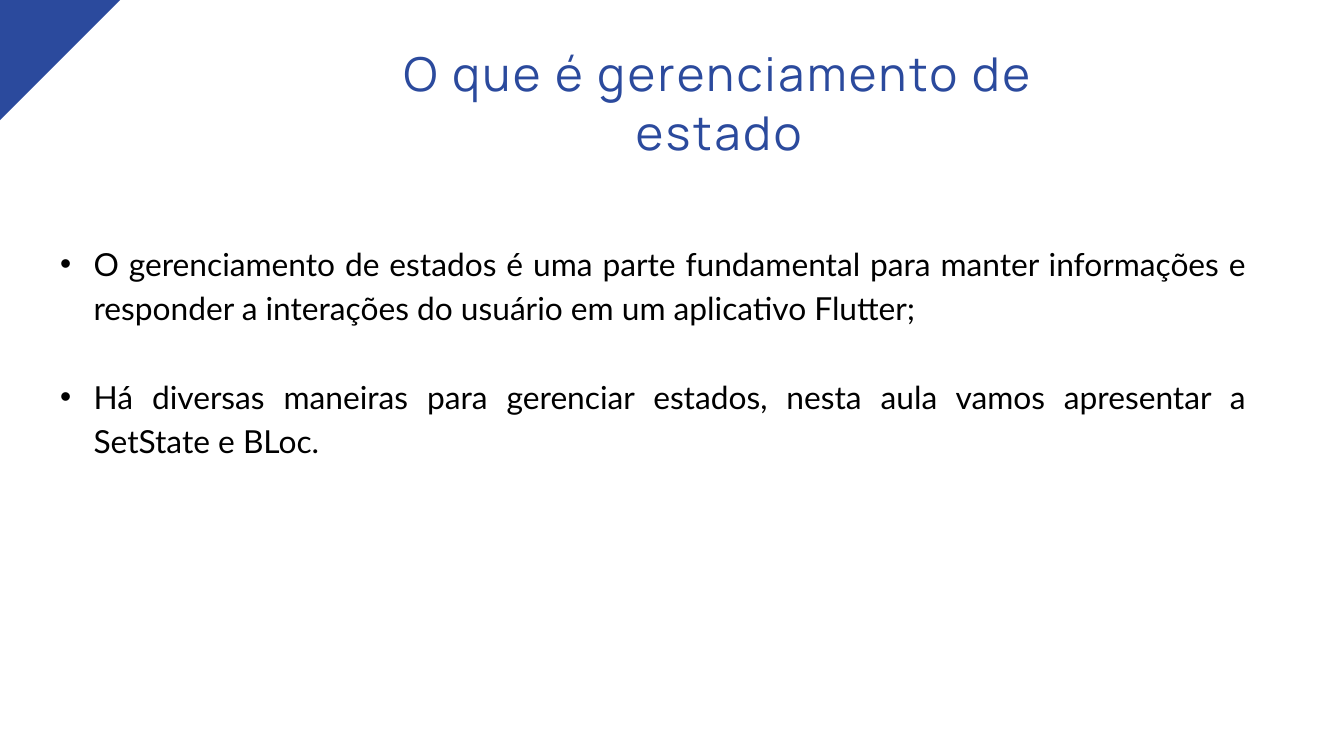
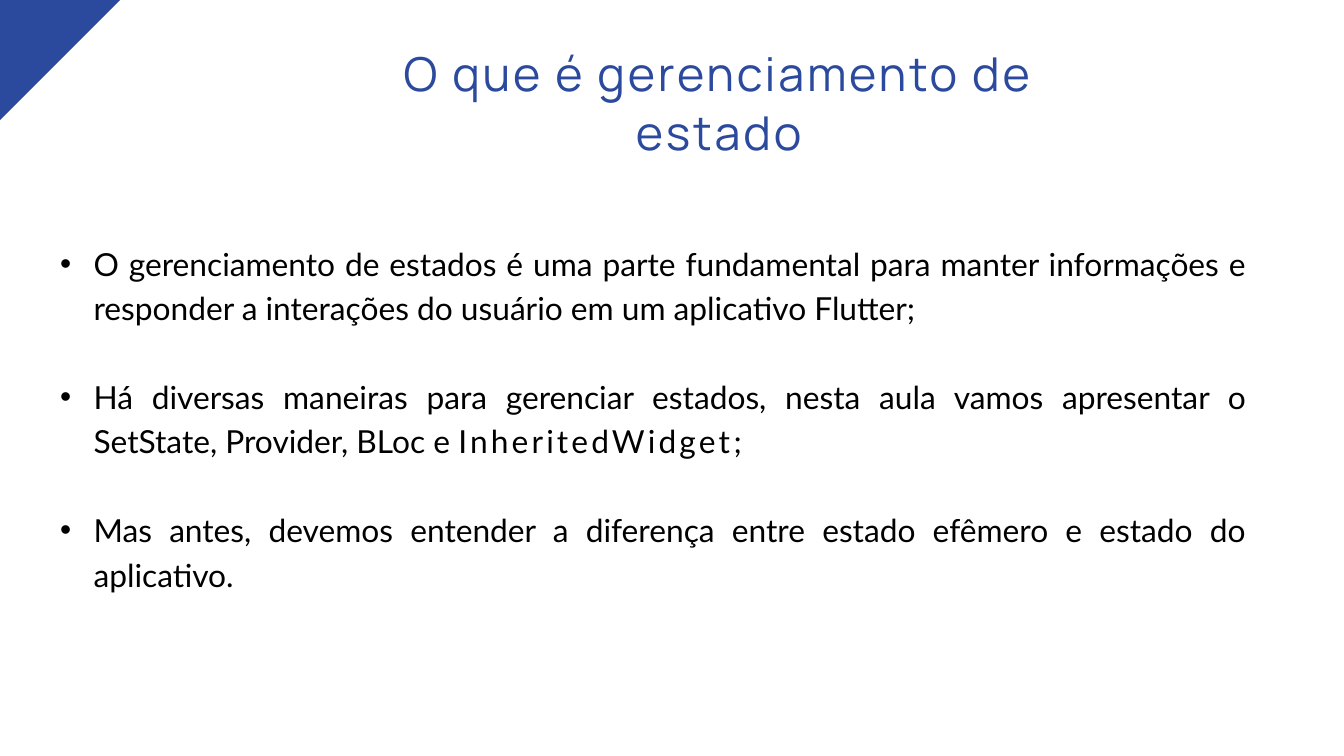
Before and after one commit to marcosdosea/TreinamentoFlutter, a slide deck: slide 3 of Aula11-Manipulação de Estados/Aula11-Manipulação de Estados.pptx. Drawn at 1344x756 pixels with LibreOffice and Linux fonts; fonts in the diff are those of the drawing. Boxes give left, top, right and bottom in pixels: in the first picture for what was removed or moved away, otherwise in the second. Text is boxed around its words. In the diff, an @@ line names an element or a change of style, - is before the commit and + after.

Commit message:
Atualização da aula sobre manipulação de estados. Issue #17

```diff
--- a/Aula11-Manipulação de Estados/Aula11-Manipulação de Estados.pptx
+++ b/Aula11-Manipulação de Estados/Aula11-Manipulação de Estados.pptx
@@ text at box(94, 385, 1246, 593): text changed @@
-• Há diversas maneiras para gerenciar estados, nesta aula vamos apresentar a SetState e BLoc.
+• Há diversas maneiras para gerenciar estados, nesta aula vamos apresentar o SetState, Provider, BLoc e InheritedWidget;
+• Mas antes, devemos entender a diferença entre estado efêmero e estado do aplicativo.
```
Also in this commit, not shown: 8 other slides changed, 10 slides added, 1 other file.
